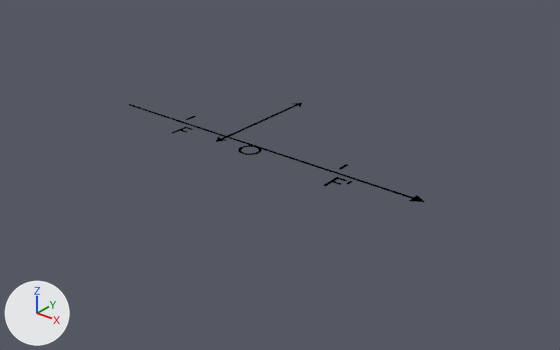
Two versions of the Blender file images/lumiere/foyers_lentilles.blend, one commit apart.
One viewpoint serves both versions: a 50 mm camera at (6.96, -8.26, 4.78) aimed at (0.48, -0.15, -0.25). The axes (+X, +Y, +Z) are drawn at lower left. The lights are the same throughout. Text is drawn in Blender's own font.

Names of what the first picture shows: 'Axe', 'Foyers', 'Lentille convergente.001'.
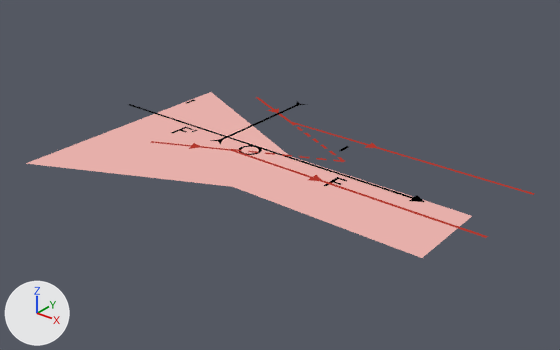
Commit message: Modification pour placer correctement les foyers sur la lentille divergente

Location of each change, [x1, y1, x2, y2] in pixels of the pictures (560 x 350 px):
'Lumière objet', added (pink): after [26, 92, 472, 258]
'Objet.001', added (red): after [150, 97, 535, 238]
'Lentille convergente.001', deleted: before [216, 103, 302, 142]
'Lentille divergente.001', added: after [211, 101, 306, 144]
'Prolongement.003', added: after [232, 149, 342, 162]
'Prolongement.001', added: after [289, 122, 345, 162]
'Foyers', moved: before [186, 116, 348, 170]; after [186, 100, 349, 151]

The change, as a list of edits to the scene's bpy script:
```text
Add mat_rayon_lumineux:
    mat_rayon_lumineux = emission_material('Rayon lumineux')
    mat_rayon_lumineux.base_color = (0.439, 0.0389, 0.0255)  # red #b1382c
Add mat_lumière:
    mat_lumière = emission_material('Lumière')
    mat_lumière.base_color = (0.795, 0.429, 0.402)  # pink #e6afaa
Remove ob_lentille_convergente_001:
    ob_lentille_convergente_001 = bpy.data.objects.new('Lentille convergente.001', me_plane_001)
    ob_lentille_convergente_001.location = (0.0, 0.0, 0.44)
    ob_lentille_convergente_001.visible_shadow = False
    _m = ob_lentille_convergente_001.modifiers.new('Mirror', 'MIRROR')
    _m.use_axis = (False, True, False)
    _m.use_clip = True
Change ob_foyers:
    ob_foyers.location: (0.0, 0.0, 0.13) -> (0.0, 0.0, 0.41)
Add ob_prolongement_003:
    ob_prolongement_003 = bpy.data.objects.new('Prolongement.003', me_plane_024.copy())  # the mesh of ob_prolongement_003
    ob_prolongement_003.location = (1.5, 0.0, 0.21)
    ob_prolongement_003.rotation_euler = (0.0, 0.0, 3.566)  # degrees (0, 0, 204)
    ob_prolongement_003.visible_shadow = False
    _m = ob_prolongement_003.modifiers.new('Array', 'ARRAY')
    _m.count = 7
    _m.relative_offset_displace = (1.66, 0.0, 0.0)
    _m = ob_prolongement_003.modifiers.new('Mirror', 'MIRROR')
    _m.use_axis = (False, True, False)
Add ob_objet_001:
    ob_objet_001 = bpy.data.objects.new('Objet.001', me_plane_021.copy())  # the mesh of ob_objet_001
    ob_objet_001.location = (0.0, 0.0, 0.0)
    ob_objet_001.visible_shadow = False
    _m = ob_objet_001.modifiers.new('Mirror', 'MIRROR')
    _m.use_axis = (False, True, False)
Add ob_lumière_objet:
    ob_lumière_objet = bpy.data.objects.new('Lumière objet', me_plane_019.copy())  # the mesh of ob_lumière_objet
    ob_lumière_objet.location = (0.0, 0.0, -0.38)
    ob_lumière_objet.visible_shadow = False
Add ob_prolongement_001:
    ob_prolongement_001 = bpy.data.objects.new('Prolongement.001', me_plane_024.copy())  # the mesh of ob_prolongement_003
    ob_prolongement_001.location = (1.5, 0.0, 0.21)
    ob_prolongement_001.rotation_euler = (0.0, 0.0, 2.708)  # degrees (0, 0, 155)
    ob_prolongement_001.visible_shadow = False
    _m = ob_prolongement_001.modifiers.new('Array', 'ARRAY')
    _m.count = 7
    _m.relative_offset_displace = (1.66, 0.0, 0.0)
    _m = ob_prolongement_001.modifiers.new('Mirror', 'MIRROR')
    _m.use_axis = (False, True, False)
Add ob_lentille_divergente_001:
    ob_lentille_divergente_001 = bpy.data.objects.new('Lentille divergente.001', me_plane_004.copy())  # the mesh of ob_lentille_divergente_001
    ob_lentille_divergente_001.location = (0.0, 0.0, 0.44)
    ob_lentille_divergente_001.visible_shadow = False
    _m = ob_lentille_divergente_001.modifiers.new('Mirror', 'MIRROR')
    _m.use_axis = (False, True, False)
    _m.use_clip = True
```
